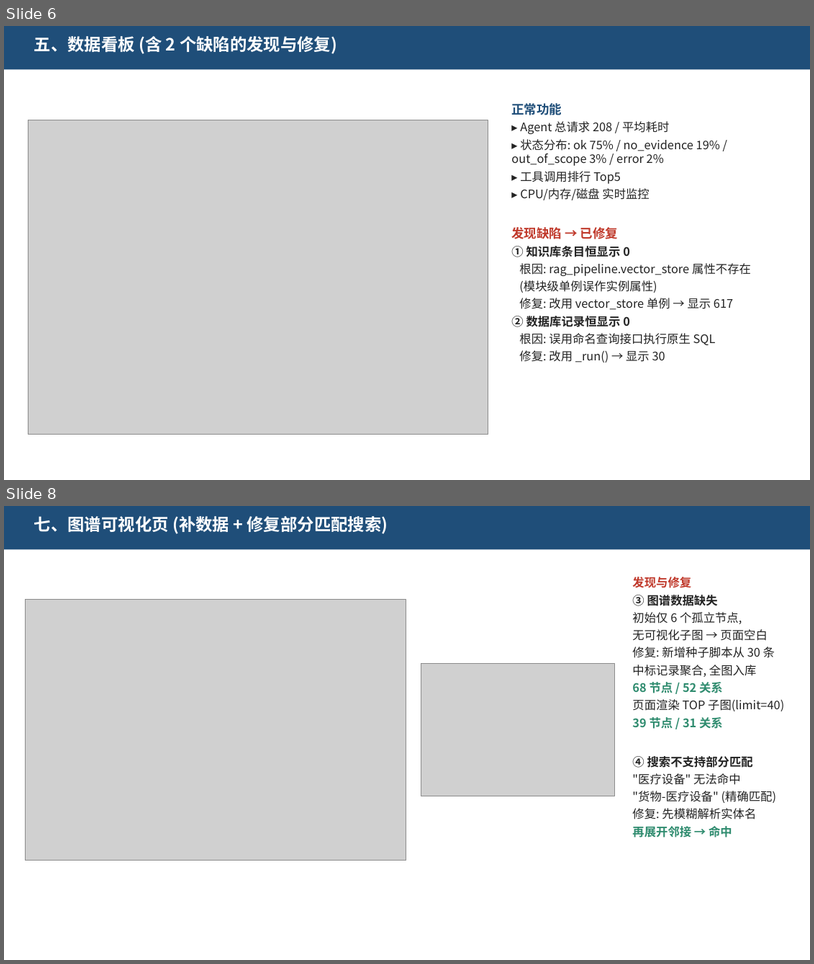
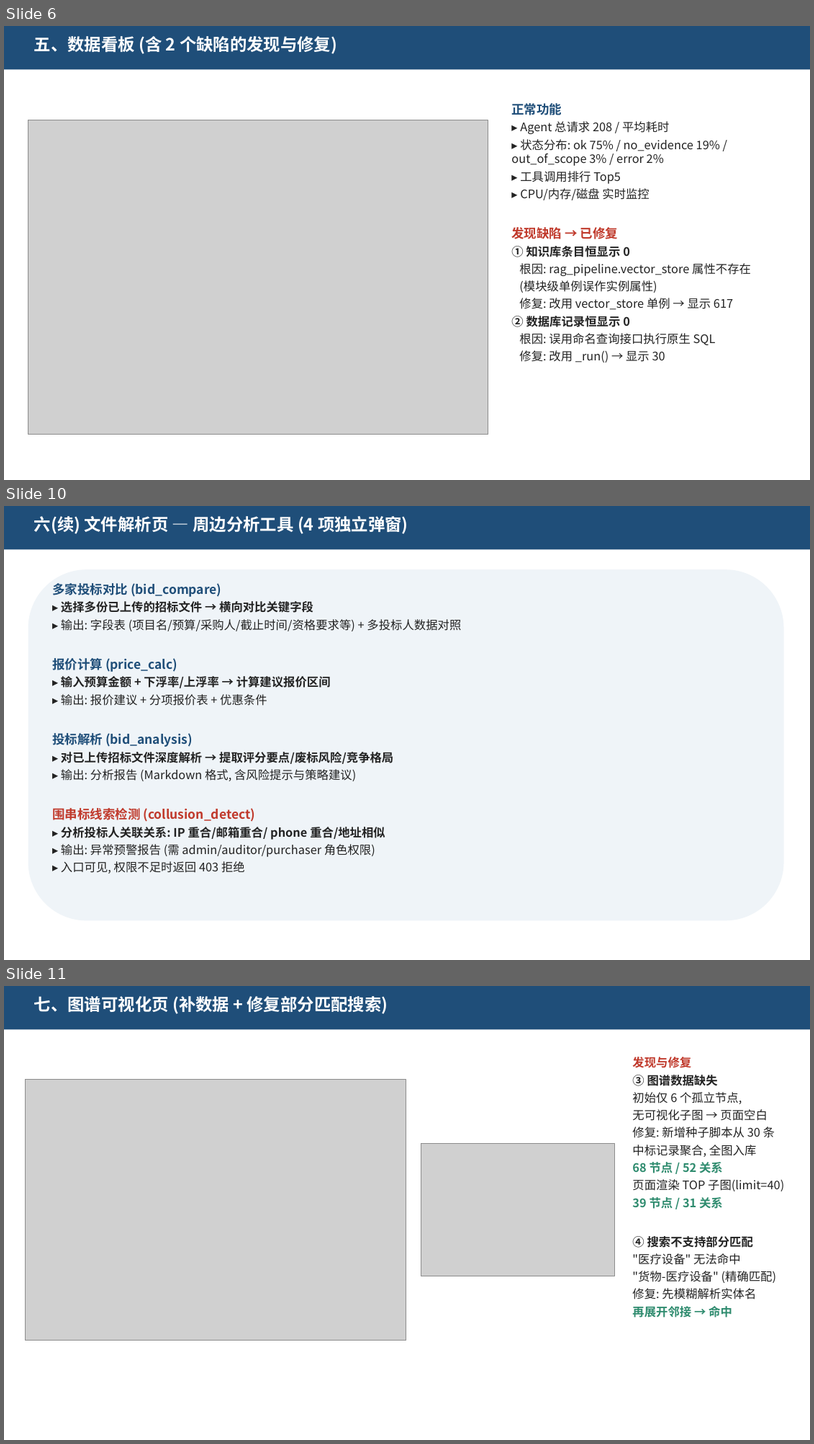
Before and after one commit to wuyang-vs/Bidding_QA_Chatbot, a slide deck: 前端功能测试报告.pptx. Shown one above the other, each under a label of ours: slides 6 and 8 before the commit, slides 6, 10 and 11 after it; the slides between them are not shown. The pictures are 814x964 and 814x1444 pixels, drawn with LibreOffice and Linux fonts; fonts in the diff are those of the drawing; grey boxes stand for pictures. Boxes give left, top, right and bottom in pixels: in the first picture for what was removed or moved away, otherwise in the second. Text is boxed around its words. In the diff, an @@ line names an element or a change of style, - is before the commit and + after.

```diff
--- a/前端功能测试报告.pptx
+++ b/前端功能测试报告.pptx
@@ slide 10 added at (4,506,810,960), background #FFFFFF @@
@@ rectangle added at (4,506,810,549), fill #1F4E79 @@
@@ text added at (34,516,409,534), 20 pt, text #FFFFFF, bold @@
+六(续) 文件解析页 — 周边分析工具 (4 项独立弹窗)
@@ rounded rectangle added at (28,569,784,921), fill #EFF4F8 @@
@@ text added at (52,583,461,872), 14 pt, text #222222, bold @@
+多家投标对比 (bid_compare)
+▸ 选择多份已上传的招标文件 → 横向对比关键字段
+▸ 输出: 字段表 (项目名/预算/采购人/截止时间/资格要求等) + 多投标人数据对照
+报价计算 (price_calc)
+▸ 输入预算金额 + 下浮率/上浮率 → 计算建议报价区间
+▸ 输出: 报价建议 + 分项报价表 + 优惠条件
+投标解析 (bid_analysis)
+▸ 对已上传招标文件深度解析 → 提取评分要点/废标风险/竞争格局
+▸ 输出: 分析报告 (Markdown 格式, 含风险提示与策略建议)
+围串标线索检测 (collusion_detect)
+▸ 分析投标人关联关系: IP 重合/邮箱重合/ phone 重合/地址相似
+▸ 输出: 异常预警报告 (需 admin/auditor/purchaser 角色权限)
+▸ 入口可见, 权限不足时返回 403 拒绝
@@ what was slide 8 is now slide 11 @@
```
Also in this commit, not shown: 4 slides changed, 2 other slides added, 1 other file.
